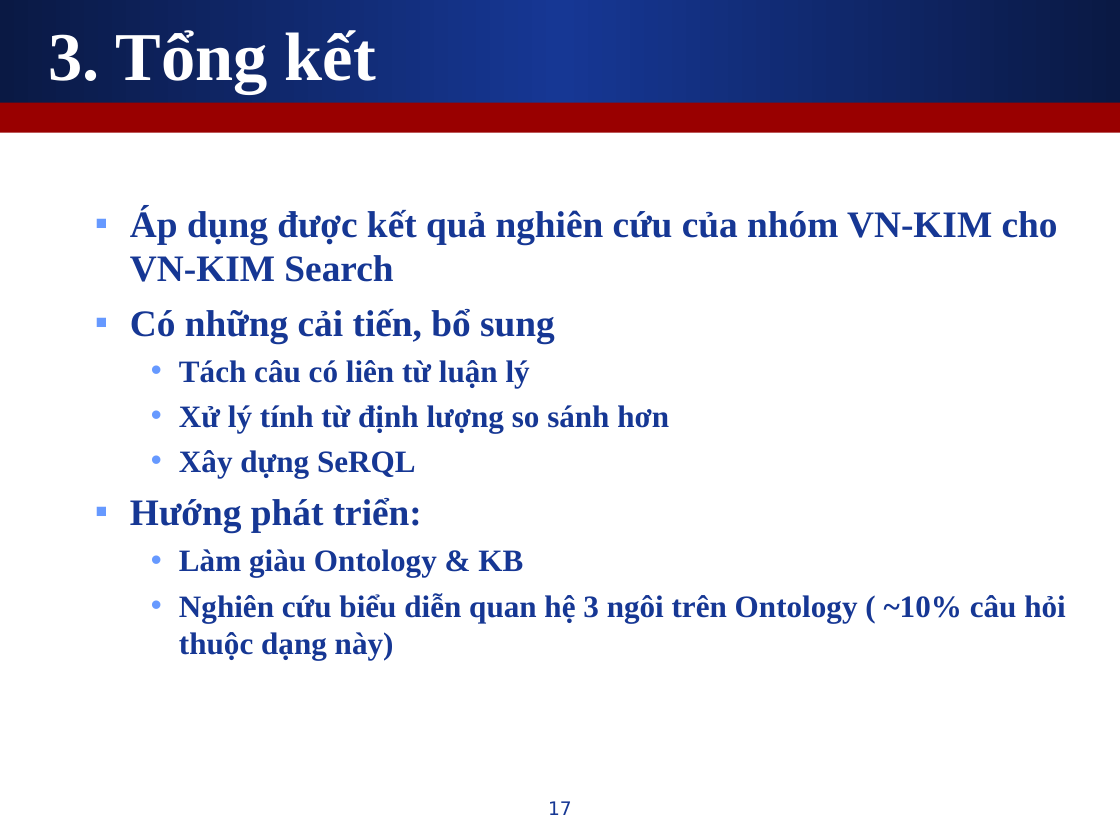
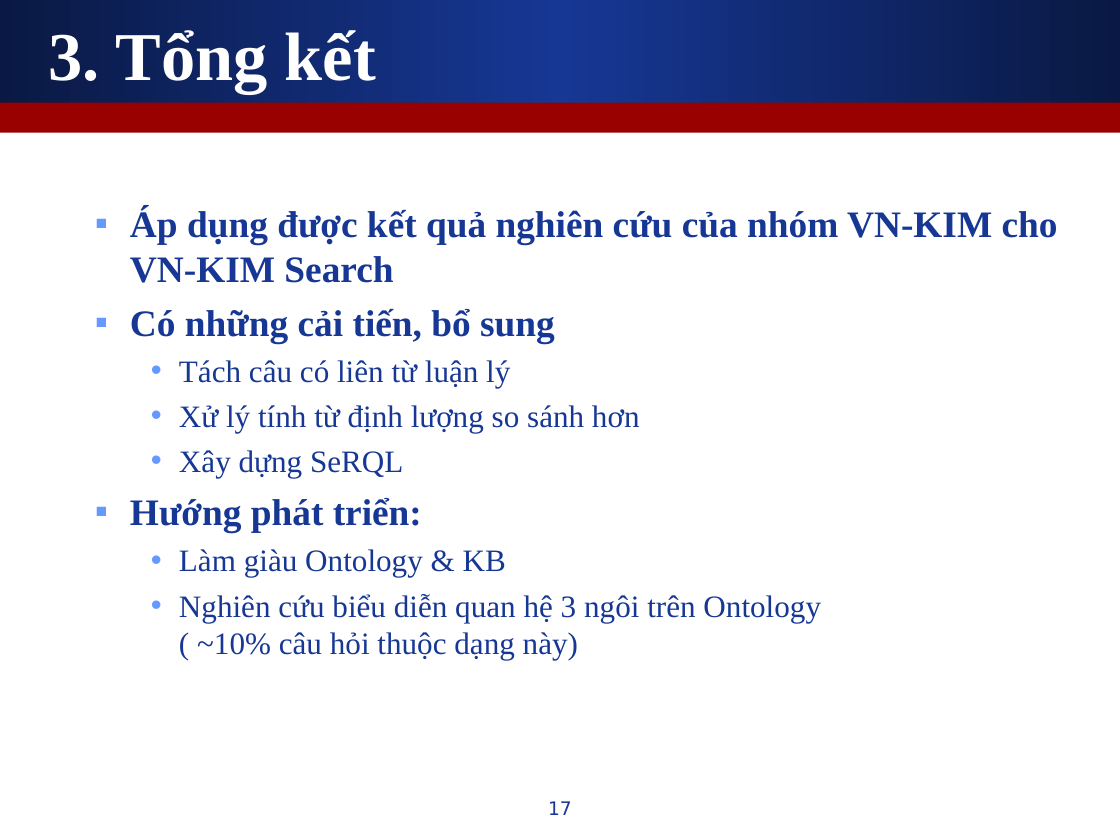
Before and after one commit to leaderwing/kt-kimres, a slide deck: slide 17 of note/[Thesis] Presentation.ppt. Drawn at 1120x840 pixels with LibreOffice and Linux fonts; fonts in the diff are those of the drawing. Boxes give left, top, right and bottom in pixels: in the first picture for what was removed or moved away, otherwise in the second. Text is boxed around its words. In the diff, an @@ line names an element or a change of style, - is before the commit and + after.

```diff
--- a/note/[Thesis] Presentation.ppt
+++ b/note/[Thesis] Presentation.ppt
@@ text at (179, 360, 821, 660): bold off in "Tách câu có liên từ luận lý", "Xử lý tính từ định lượng so ...", "Xây dựng SeRQL", "Làm giàu Ontology & KB" and 1 more places @@
```
Also in this commit, not shown: 7 other slides changed.
